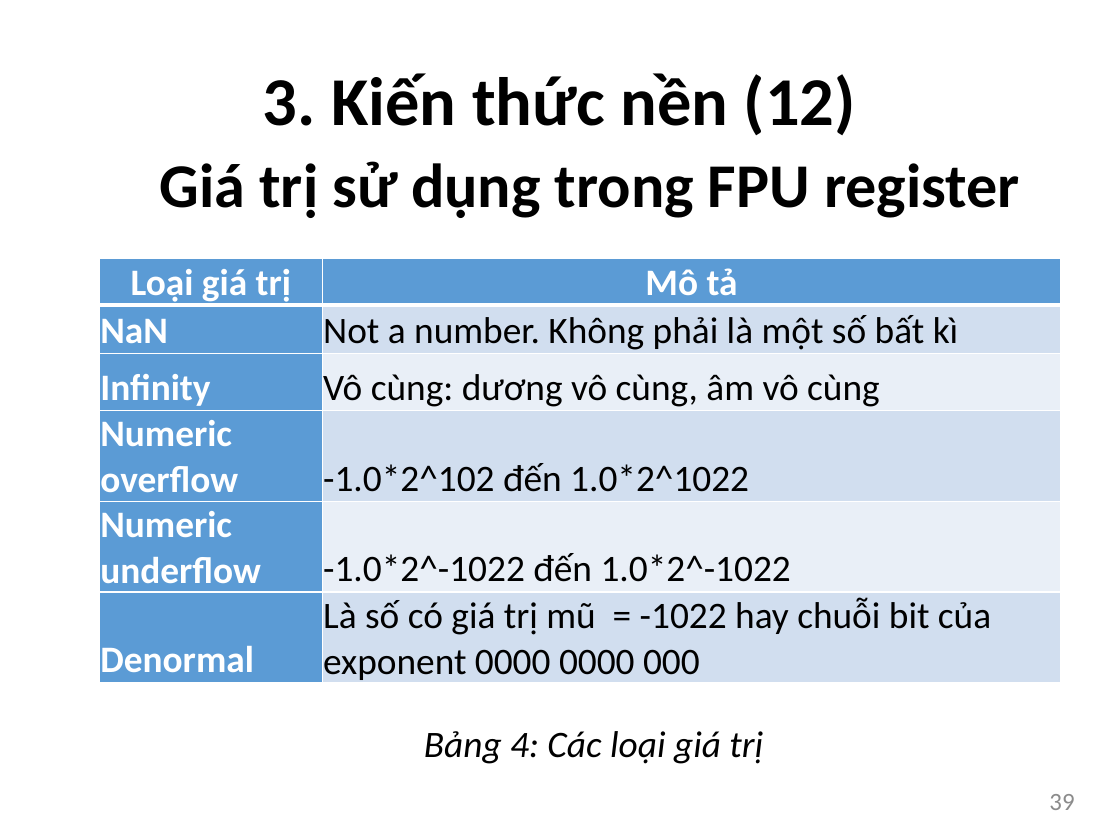
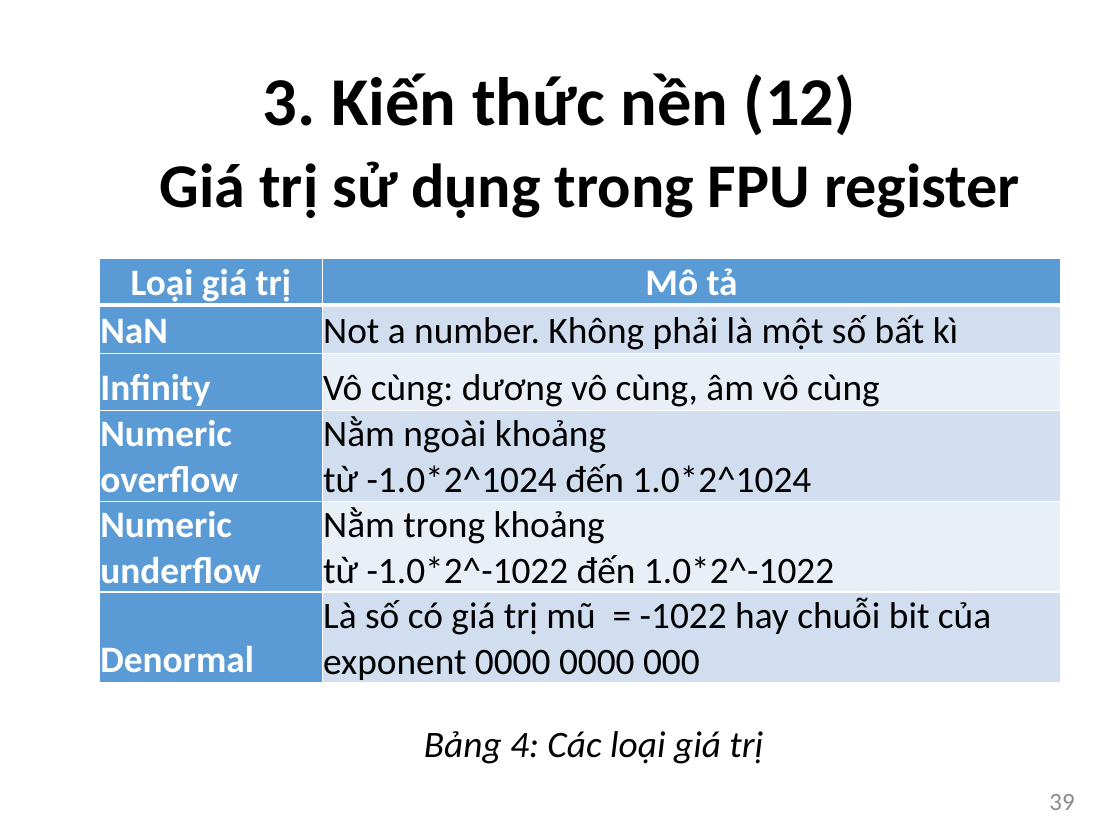
Before and after one commit to bntam/LVTN, a slide deck: slide 39 of Slide/Slide.pptx. Drawn at 1120x840 pixels with LibreOffice and Linux fonts; fonts in the diff are those of the drawing. Boxes give left, top, right and bottom in pixels: in the first picture for what was removed or moved away, otherwise in the second. Text is boxed around its words. In the diff, an @@ line names an element or a change of style, - is before the commit and + after.

```diff
--- a/Slide/Slide.pptx
+++ b/Slide/Slide.pptx
@@ table at (100, 259, 1061, 688) @@
-row 4, column 2: -1.0*2^102 đến 1.0*2^1022
+row 4, column 2: Nằm ngoài khoảng / từ -1.0*2^1024 đến 1.0*2^1024
-row 5, column 2: -1.0*2^-1022 đến 1.0*2^-1022
+row 5, column 2: Nằm trong khoảng / từ -1.0*2^-1022 đến 1.0*2^-1022
```
Also in this commit, not shown: 2 other slides changed.
